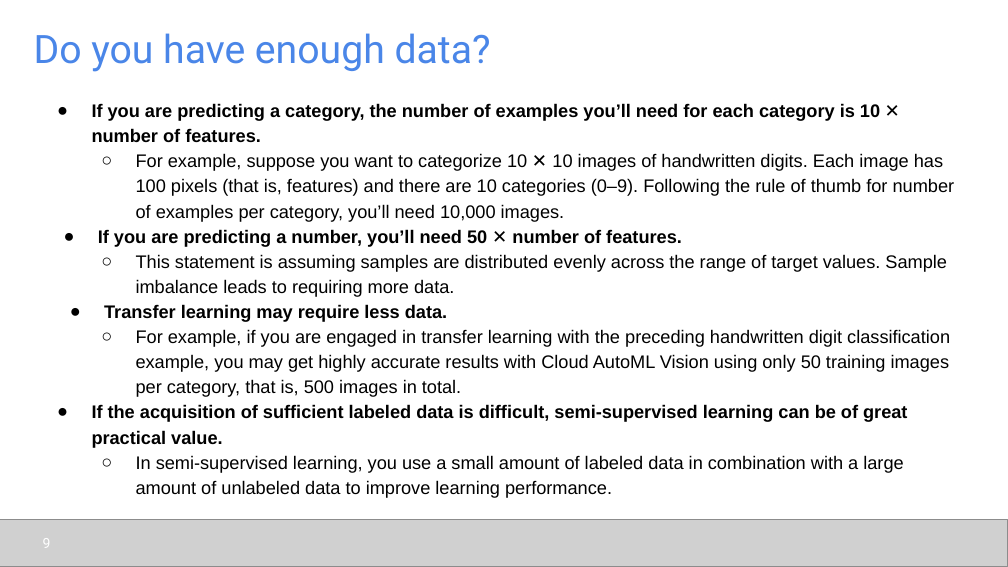
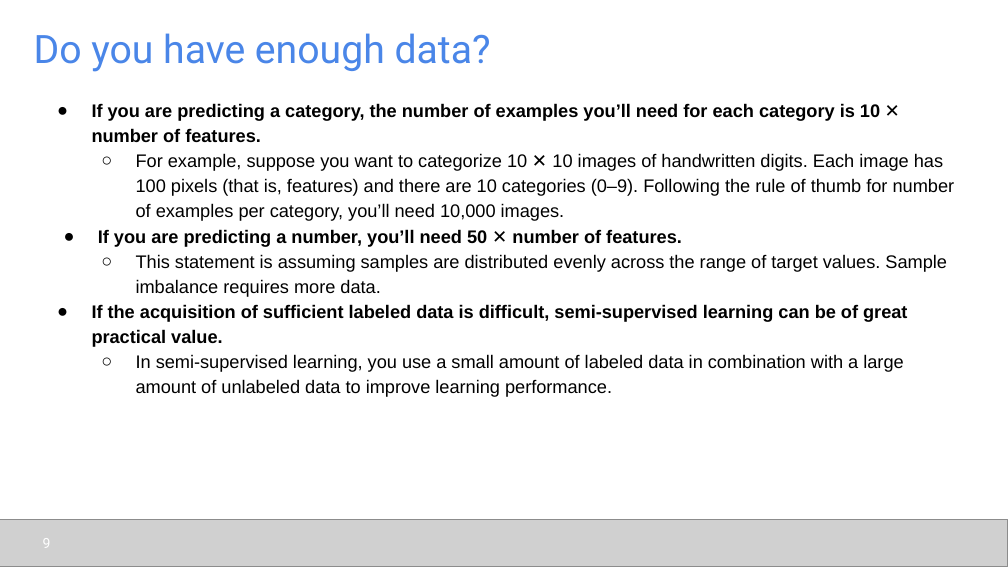
Before and after one commit to udel-cbcb/al_ml_workshop, a slide deck: slide 9 of Day_2/Lectures/Day_2_Lecture_2_Data_Readiness_for_AI_ML_CheckList.pptx. Drawn at 1008x567 pixels with LibreOffice and Linux fonts; fonts in the diff are those of the drawing; grey boxes stand for pictures. Boxes give left, top, right and bottom in pixels: in the first picture for what was removed or moved away, otherwise in the second. Text is boxed around its words. In the diff, an @@ line names an element or a change of style, - is before the commit and + after.

```diff
--- a/Day_2/Lectures/Day_2_Lecture_2_Data_Readiness_for_AI_ML_CheckList.pptx
+++ b/Day_2/Lectures/Day_2_Lecture_2_Data_Readiness_for_AI_ML_CheckList.pptx
@@ text at bbox=[136, 254, 947, 297]: text changed @@
-  ○ This statement is assuming samples are distributed evenly across the range of target values. Sample imbalance leads to requiring more data.
-● Transfer learning may require less data.
-  ○ For example, if you are engaged in transfer learning with the preceding handwritten digit classification example, you may get highly accurate results with Cloud AutoML Vision using only 50 training images per category, that is, 500 images in total.
+  ○ This statement is assuming samples are distributed evenly across the range of target values. Sample imbalance requires more data.
```
Also in this commit, not shown: 13 other slides changed, 2 slides removed, 9 other files.
